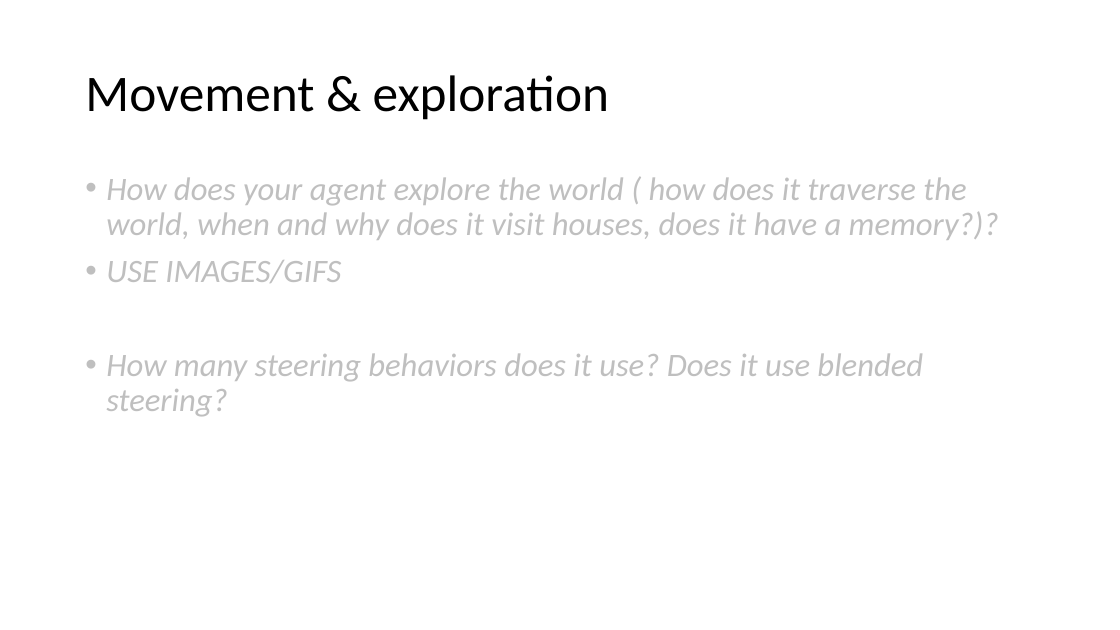
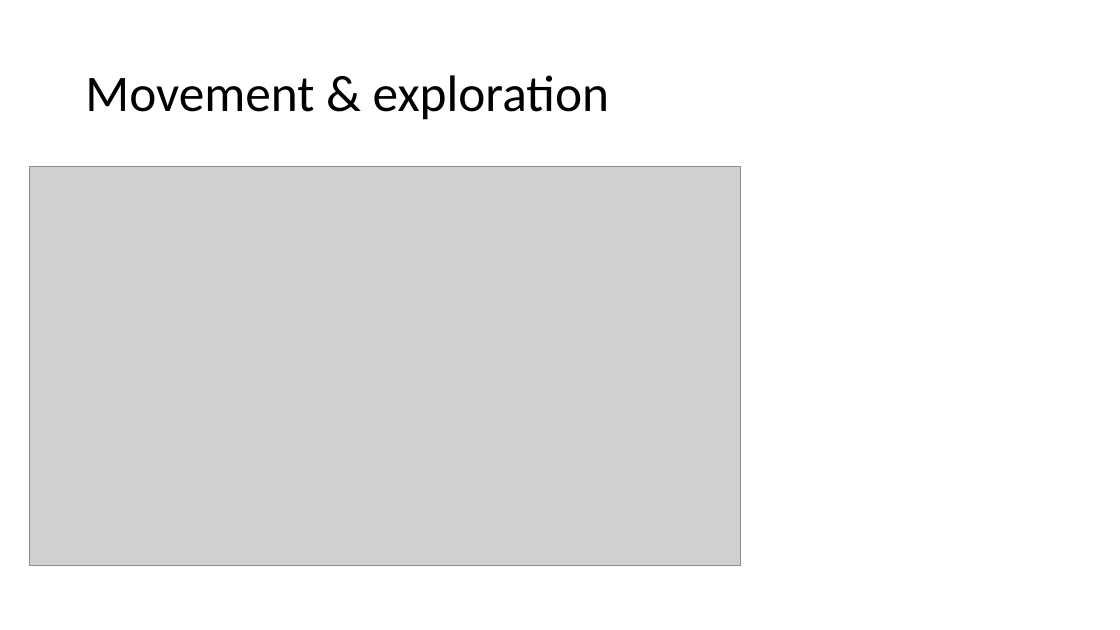
Before and after one commit to LuckyLuke00/Gameplay_Programming, a slide deck: slide 5 of DAE15_Kinoo_Lucas_GPP-Exam2022/GPP_ZombieAI_KinooLucas_2DAE15.pptx. Drawn at 1120x630 pixels with LibreOffice and Linux fonts; fonts in the diff are those of the drawing; grey boxes stand for pictures. Boxes give left, top, right and bottom in pixels: in the first picture for what was removed or moved away, otherwise in the second. Text is boxed around its words. In the diff, an @@ line names an element or a change of style, - is before the commit and + after.

```diff
--- a/DAE15_Kinoo_Lucas_GPP-Exam2022/GPP_ZombieAI_KinooLucas_2DAE15.pptx
+++ b/DAE15_Kinoo_Lucas_GPP-Exam2022/GPP_ZombieAI_KinooLucas_2DAE15.pptx
@@ picture added at box(29, 166, 740, 566) @@
@@ text removed at box(106, 177, 999, 416) @@
-• How does your agent explore the world ( how does it traverse the world, when and why does it visit houses, does it have a memory?)?
-• USE IMAGES/GIFS
-• How many steering behaviors does it use? Does it use blended steering?
```
Also in this commit, not shown: 3 other slides changed, 1 slide added, 1 slide removed, 1 other file.
